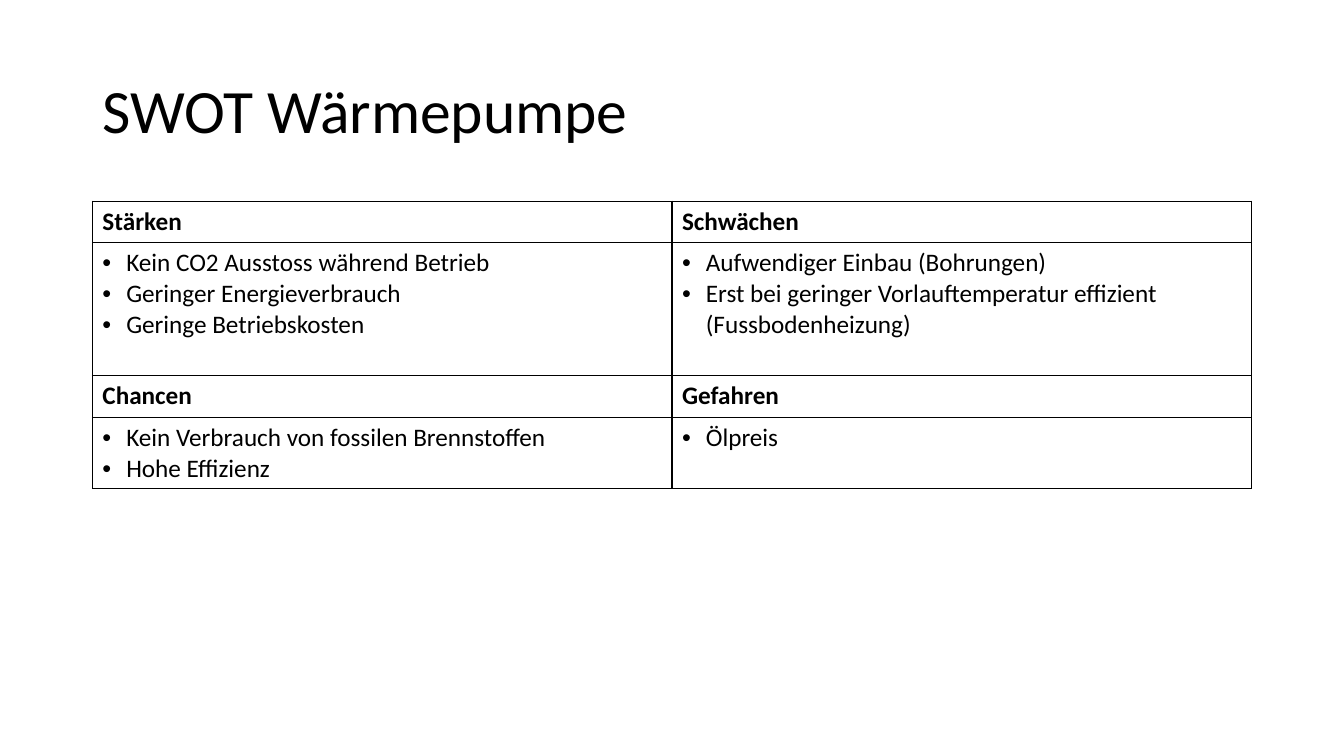
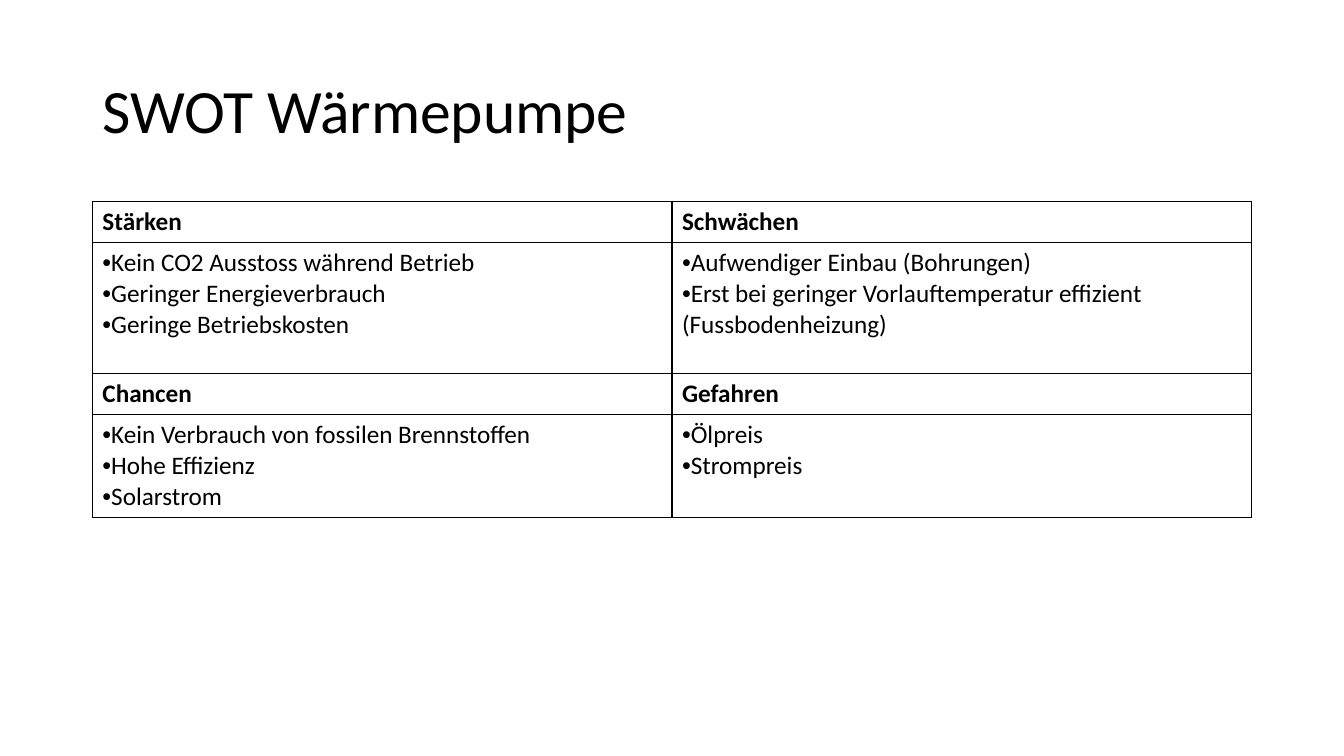
Before and after one commit to Gpas/nachhaltigkeit, a slide deck: slide 7 of presentation/Wärmepumpe.pptx. Drawn at 1344x756 pixels with LibreOffice and Linux fonts; fonts in the diff are those of the drawing. Boxes give left, top, right and bottom in pixels: in the first picture for what was removed or moved away, otherwise in the second. Text is boxed around its words. In the diff, an @@ line names an element or a change of style, - is before the commit and + after.

```diff
--- a/presentation/Wärmepumpe.pptx
+++ b/presentation/Wärmepumpe.pptx
@@ table at (x1=93, y1=202, x2=1252, y2=516) @@
-row 4, column 1: Kein Verbrauch von fossilen Brennstoffen / Hohe Effizienz
+row 4, column 1: Kein Verbrauch von fossilen Brennstoffen / Hohe Effizienz / Solarstrom
-row 4, column 2: Ölpreis
+row 4, column 2: Ölpreis / Strompreis
```
Also in this commit, not shown: 3 other slides changed, 4 slides added, 2 slides removed, 14 other files.
